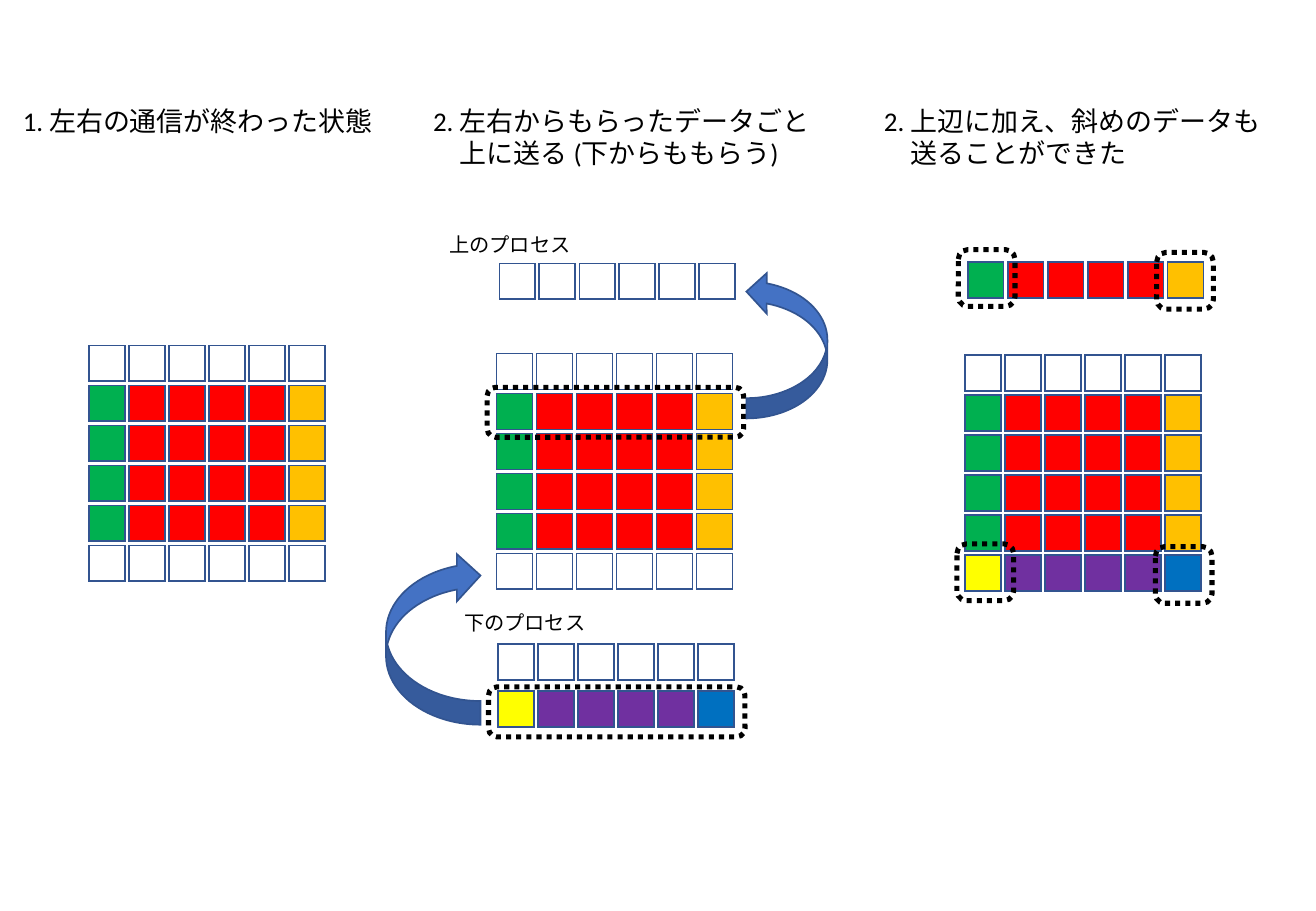
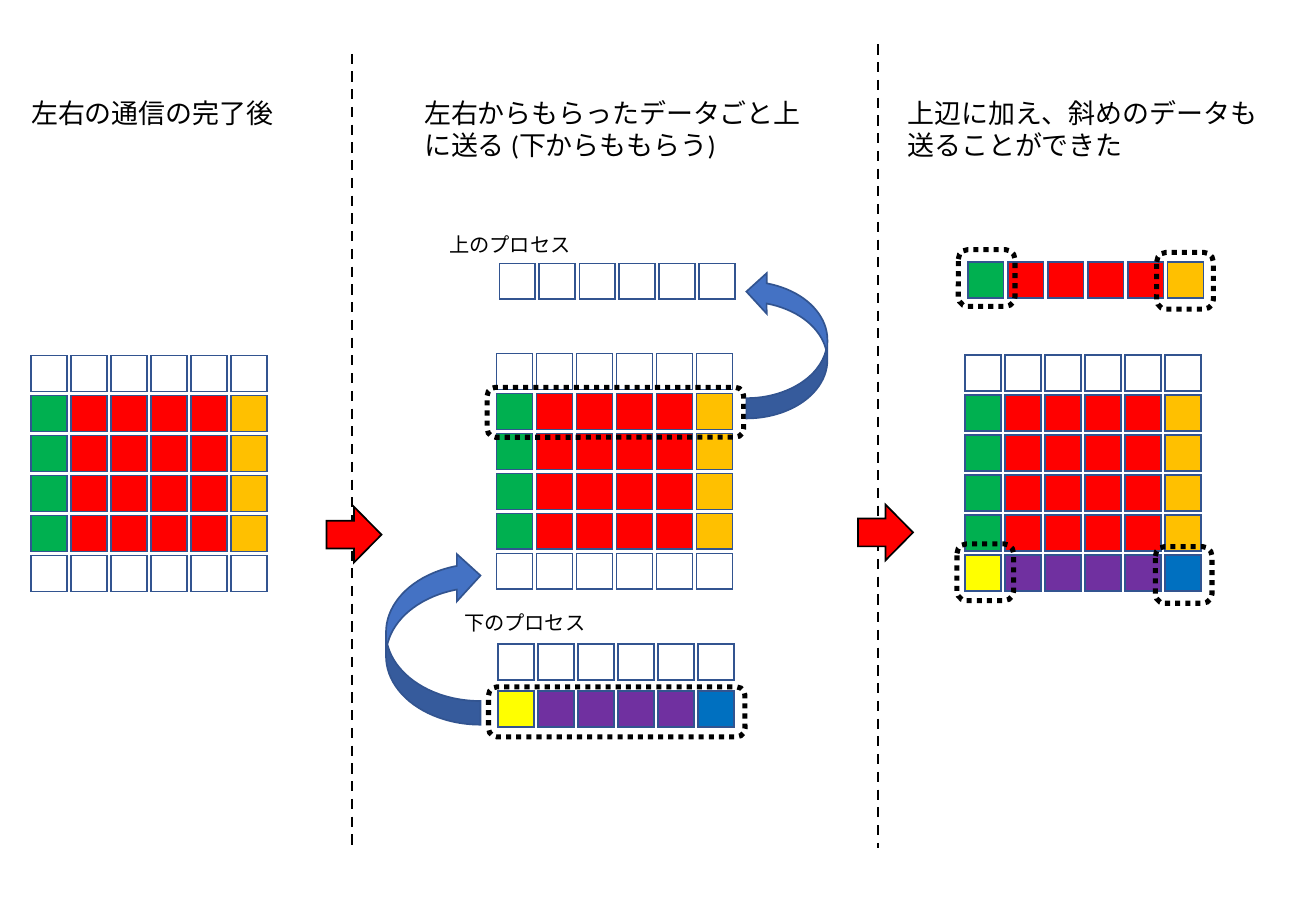
Before and after one commit to kaityo256/sevendayshpc, a slide deck: slide 11 of site-assets/sources/day5/fig-ja-en.pptx. Drawn at 1316x911 pixels with LibreOffice and Linux fonts; fonts in the diff are those of the drawing. Boxes give left, top, right and bottom in pixels: in the first picture for what was removed or moved away, otherwise in the second. Text is boxed around its words. In the diff, an @@ line names an element or a change of style, - is before the commit and + after.

```diff
--- a/site-assets/sources/day5/fig-ja-en.pptx
+++ b/site-assets/sources/day5/fig-ja-en.pptx
@@ line added from (352, 53) to (352, 848), #000000 1.5 pt dashed @@
@@ line added from (879, 45) to (879, 848), #000000 1.5 pt dashed @@
@@ text at [31,100,273,126]: text changed @@
-1. 左右の通信が終わった状態
+左右の通信の完了後
@@ text at [424,100,801,159]: text changed @@
-2. 左右からもらったデータごと
-上に送る (下からももらう)
+左右からもらったデータごと上に送る (下からももらう)
@@ text at [908,100,1258,157]: text changed @@
-2. 上辺に加え、斜めのデータも
-送ることができた
+上辺に加え、斜めのデータも送ることができた
@@ rectangle: place and size @@
-rectangle at [289,345,326,382]
+rectangle at [32,356,68,392]
@@ rectangle: place and size @@
-rectangle at [89,345,125,382]
+rectangle at [72,356,108,392]
@@ 4 rectangles: place and size @@
-4 rectangles at [89,385,125,542]
+4 rectangles at [32,396,68,552]
@@ 4 rectangles: place and size @@
-4 rectangles at [249,385,286,542]
+4 rectangles at [72,396,108,552]
@@ 20 rectangles: place and size @@
-20 rectangles at [129,345,286,582]
+20 rectangles at [111,356,267,592]
@@ 4 rectangles: place and size @@
-4 rectangles at [289,385,326,542]
+4 rectangles at [231,396,267,552]
@@ right arrow added at [327,507,382,563], fill #FF0000, outline #000000 1 pt @@
@@ right arrow added at [858,504,913,560], fill #FF0000, outline #000000 1 pt @@
@@ rectangle: place and size @@
-rectangle at [289,546,326,582]
+rectangle at [32,555,68,592]
@@ rectangle: place and size @@
-rectangle at [89,546,125,582]
+rectangle at [72,555,108,592]
```
Also in this commit, not shown: 5 other slides changed, 6 other files.
